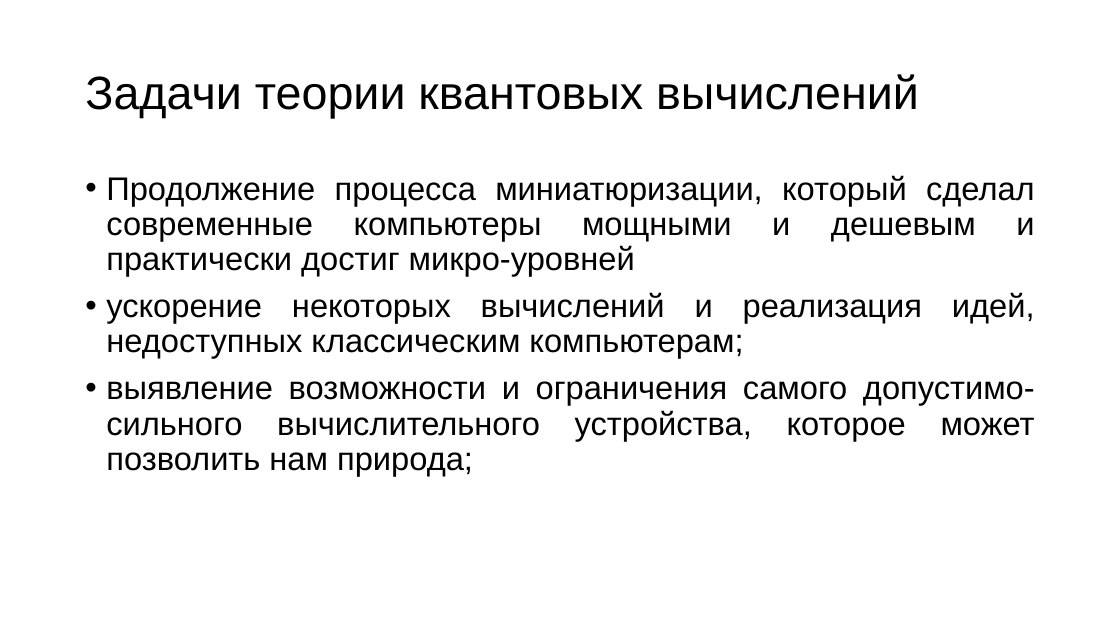
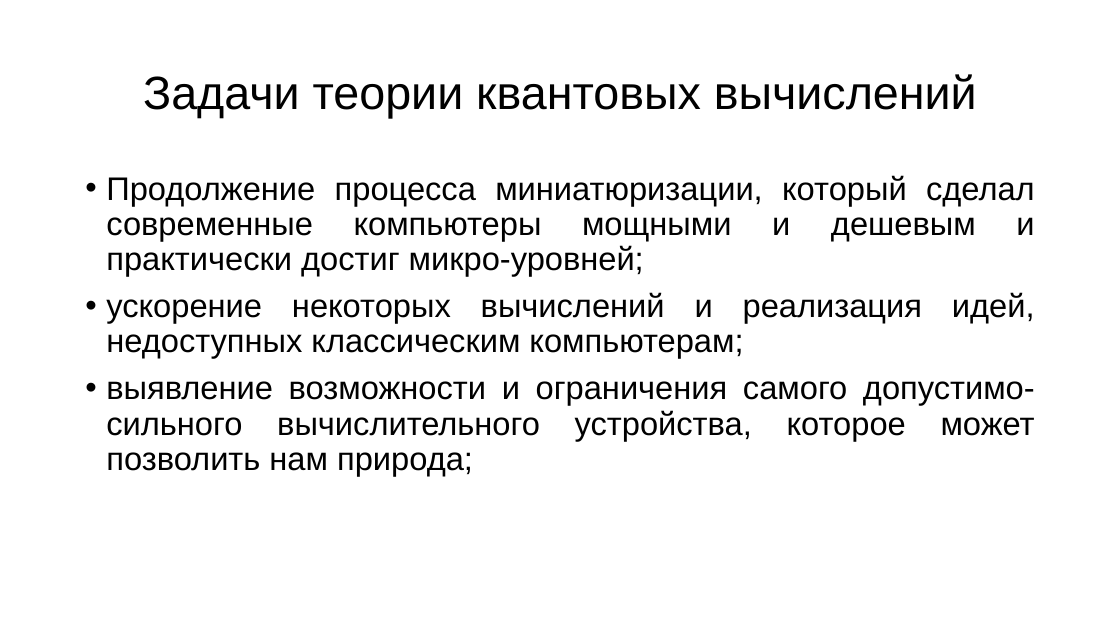
Before and after one commit to R0manych/Diploma2019, a slide deck: slide 5 of Черниговских 2к 14гр.pptx. Drawn at 1120x630 pixels with LibreOffice and Linux fonts; fonts in the diff are those of the drawing. Boxes give left, top, right and bottom in pixels: in the first picture for what was removed or moved away, otherwise in the second. Text is boxed around its words. In the diff, an @@ line names an element or a change of style, - is before the commit and + after.

```diff
--- a/Черниговских 2к 14гр.pptx
+++ b/Черниговских 2к 14гр.pptx
@@ title "Задачи теории квантовых вычислений" at bbox=[143, 74, 977, 118]: alignment left to centre @@
@@ text at bbox=[106, 175, 1035, 276]: text changed @@
-• Продолжение процесса миниатюризации, который сделал современные компьютеры мощными и дешевым и
-  практически достиг микро-уровней
+• Продолжение процесса миниатюризации, который сделал современные компьютеры мощными и дешевым и
+  практически достиг микро-уровней;
```
Also in this commit, not shown: 4 other slides changed.
